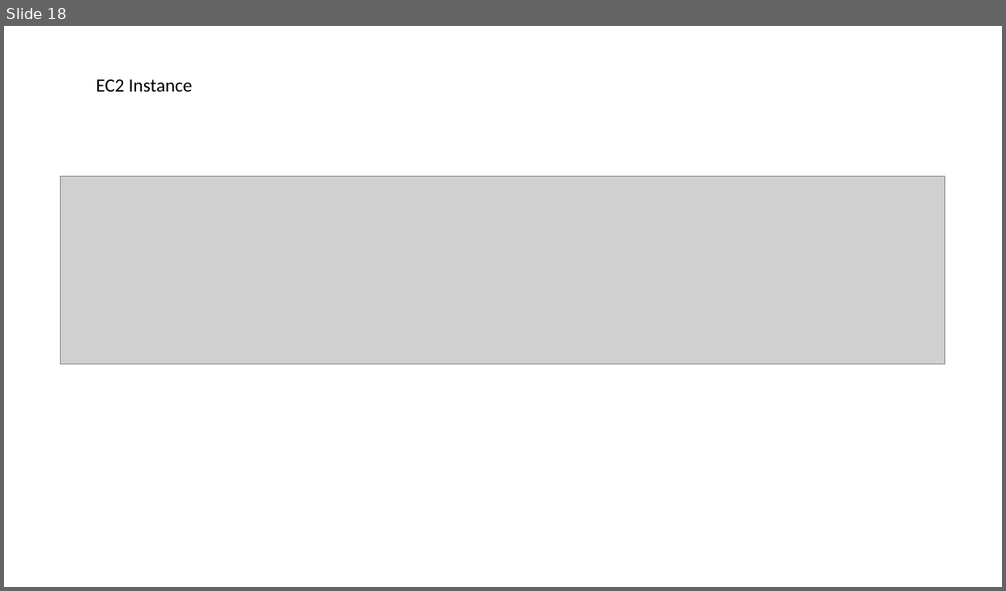
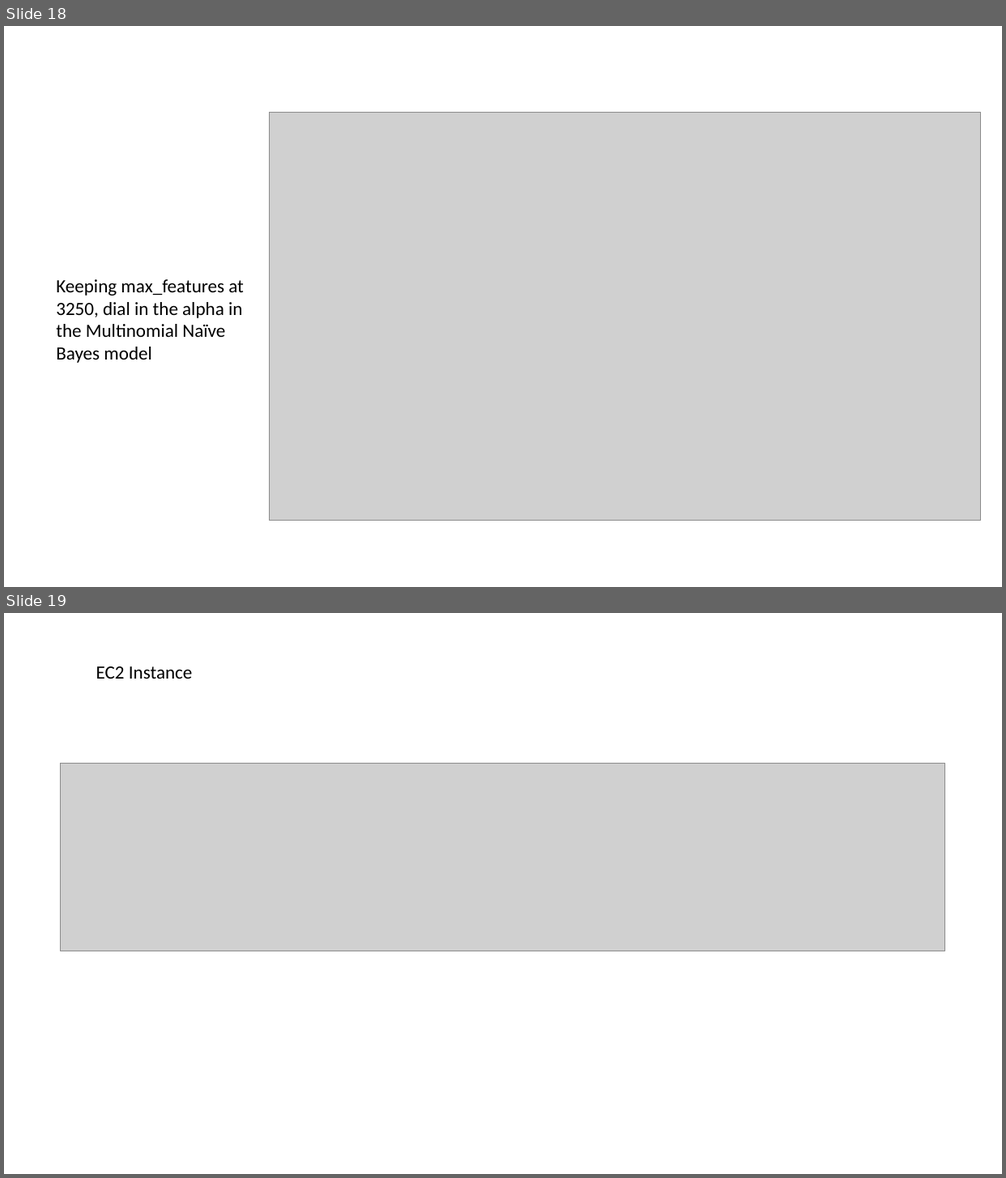
Before and after one commit to BruceZu/galvanize_capstone, a slide deck: Galvanize Capstone Process.pptx. Shown one above the other, each under a label of ours: slide 18 before the commit, slides 18 and 19 after it. The pictures are 1006x591 and 1006x1178 pixels, drawn with LibreOffice and Linux fonts; fonts in the diff are those of the drawing; grey boxes stand for pictures. Boxes give left, top, right and bottom in pixels: in the first picture for what was removed or moved away, otherwise in the second. Text is boxed around its words. In the diff, an @@ line names an element or a change of style, - is before the commit and + after.

Commit message:
added slides for finalizing nlp model

```diff
--- a/Galvanize Capstone Process.pptx
+++ b/Galvanize Capstone Process.pptx
@@ slide 18 added at box(4, 26, 1002, 587), background #FFFFFF @@
@@ picture added at box(269, 112, 981, 520) @@
@@ text added at box(56, 280, 244, 363), 18 pt, text #000000 @@
+Keeping max_features at 3250, dial in the alpha in the Multinomial Naïve Bayes model
@@ what was slide 18 is now slide 19 @@
```
Also in this commit, not shown: 11 other slides added, 1 slide removed.
